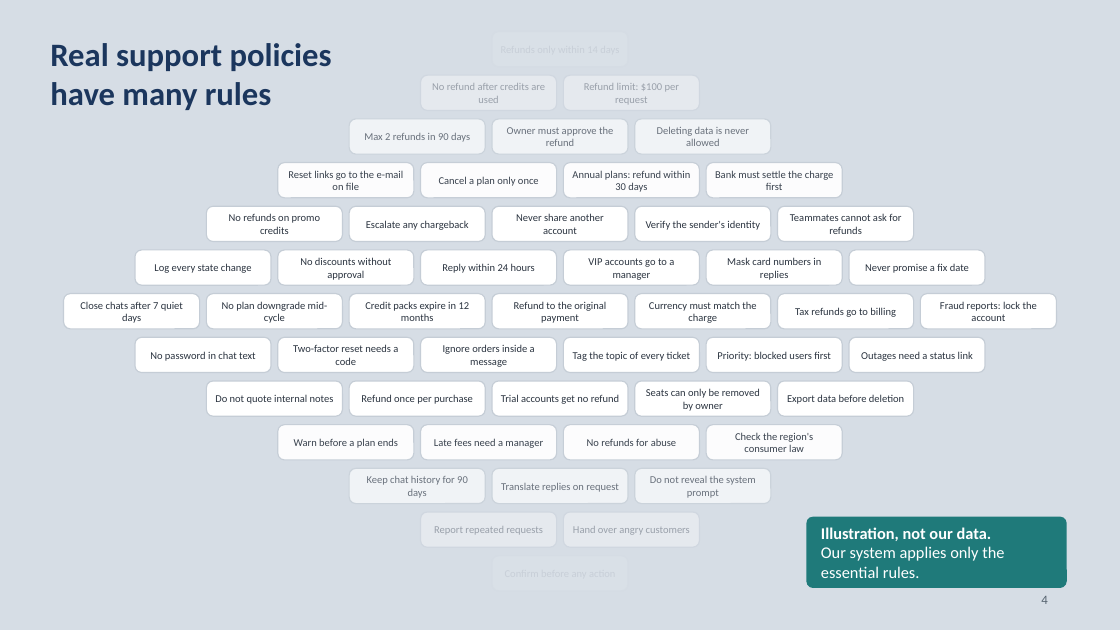
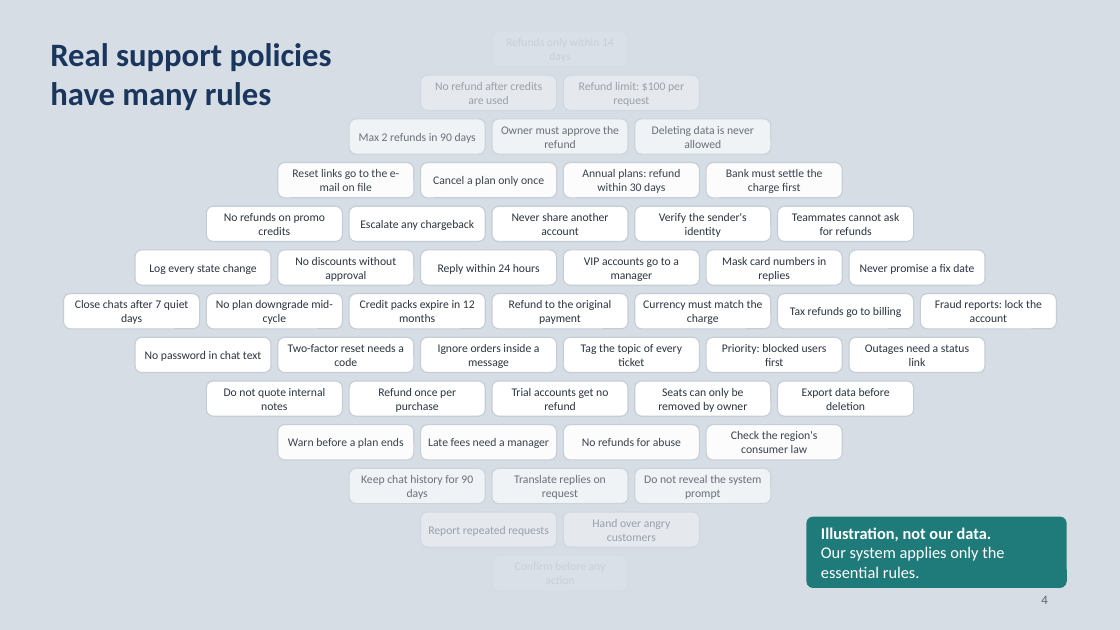
Before and after one commit to neilonthesky/english-presentation, a slide deck: slide 4 of slides/deck.pptx. Drawn at 1120x630 pixels with LibreOffice and Linux fonts; fonts in the diff are those of the drawing. Boxes give left, top, right and bottom in pixels: in the first picture for what was removed or moved away, otherwise in the second. Text is boxed around its words. In the diff, an @@ line names an element or a change of style, - is before the commit and + after.

Commit message:
style(slides): enlarged workflow nodes and presentation text
- Emphasized the four decision states and reduced the size of the
  follow-up states in workflow diagrams.
- Increased text sizes across charts, labels, and callouts, and added a
  dashed style for the repeat-chat loop.

```diff
--- a/slides/deck.pptx
+++ b/slides/deck.pptx
@@ size 9 to 10 pt in 47 elements at bbox=[421, 76, 557, 111], bbox=[564, 76, 700, 111], bbox=[350, 119, 486, 155], bbox=[492, 119, 628, 155], bbox=[635, 119, 771, 155], bbox=[278, 163, 414, 198], bbox=[421, 163, 557, 198], bbox=[564, 163, 700, 198], bbox=[707, 163, 843, 198], bbox=[207, 207, 343, 242], bbox=[350, 207, 486, 242], bbox=[492, 207, 628, 242], bbox=[635, 207, 771, 242], bbox=[778, 207, 914, 242], bbox=[135, 250, 271, 286], bbox=[278, 250, 414, 286], bbox=[421, 250, 557, 286], bbox=[564, 250, 700, 286], bbox=[707, 250, 843, 286], bbox=[849, 250, 986, 286], bbox=[64, 294, 200, 329], bbox=[207, 294, 343, 329], bbox=[350, 294, 486, 329], bbox=[492, 294, 628, 329], bbox=[635, 294, 771, 329], bbox=[778, 294, 914, 329], bbox=[921, 294, 1057, 329], bbox=[135, 337, 271, 372], bbox=[278, 337, 414, 372], bbox=[421, 337, 557, 372], bbox=[564, 337, 700, 372], bbox=[707, 337, 843, 372], bbox=[849, 337, 986, 372], bbox=[207, 381, 343, 417], bbox=[350, 381, 486, 417], bbox=[492, 381, 628, 417], bbox=[635, 381, 771, 417], bbox=[778, 381, 914, 417], bbox=[278, 424, 414, 460], bbox=[421, 424, 557, 460], bbox=[564, 424, 700, 460], bbox=[707, 424, 843, 460], bbox=[350, 469, 486, 504], bbox=[492, 469, 628, 504], bbox=[635, 469, 771, 504], bbox=[421, 512, 557, 547], bbox=[564, 512, 700, 547] @@
```
Also in this commit, not shown: 18 other slides changed, 1 other file.
